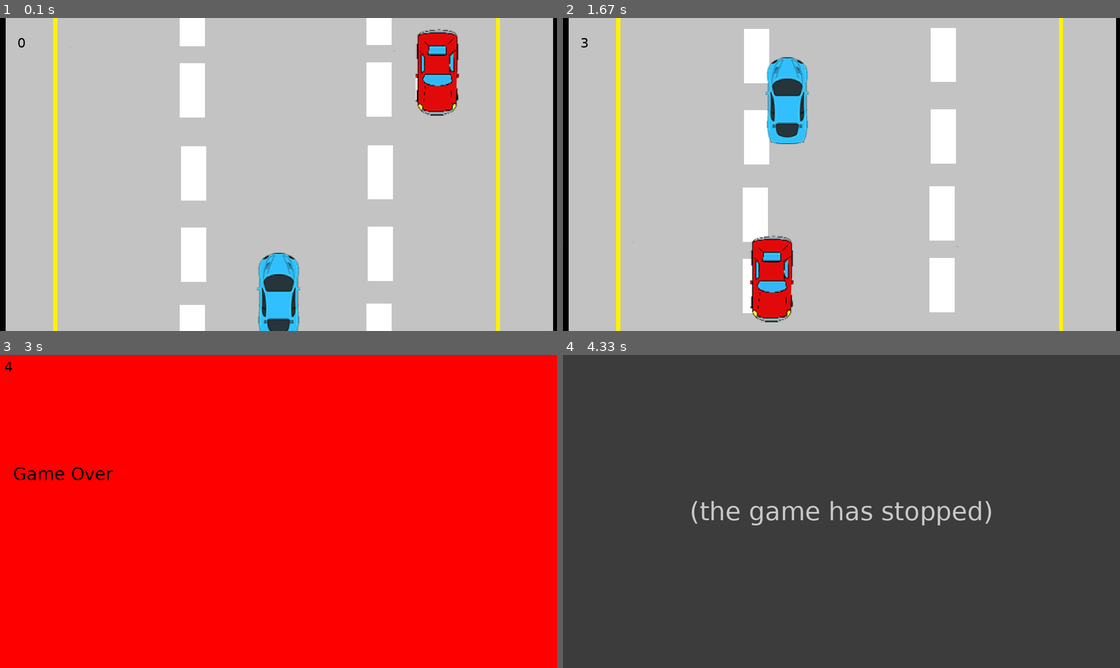
Above: before the commit, frames 1-4 (two rows, left to right).
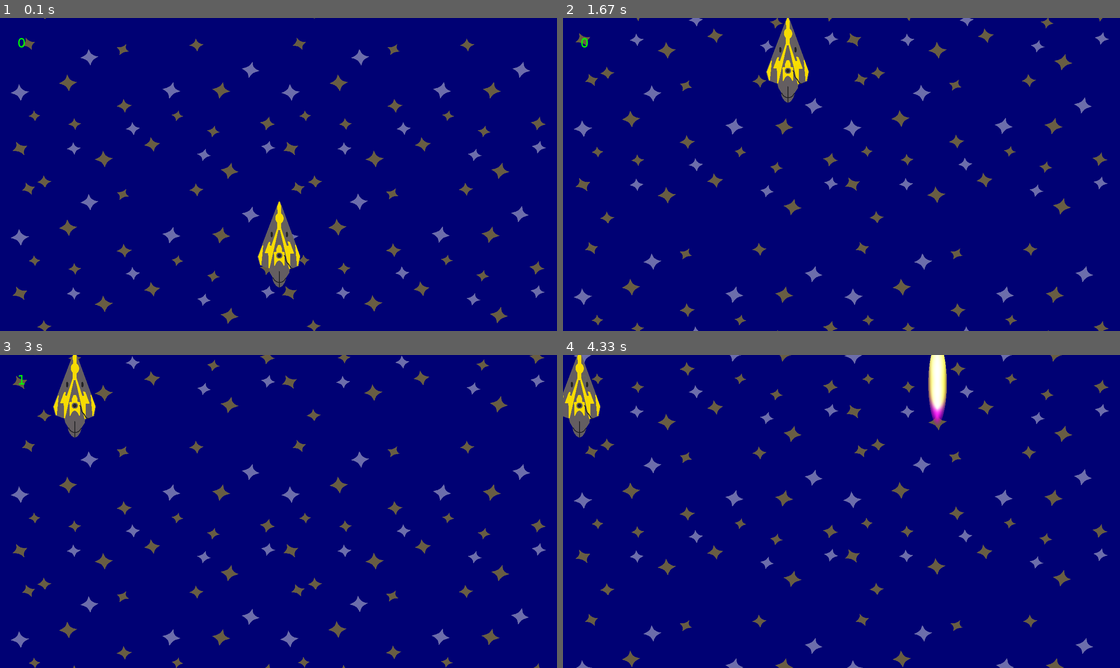
Above: after the commit, the same moments.

Repository: NotBenthe/pygame_game_design
Game: pygame game, started from pygame_tutorial.py
Two runs of this game, one before a commit and one after it. Both use one fixed random seed, a clock stepped at 60 frames per second and the inputs below.
Inputs:
- Up to frame 1 (0.1 s): no input
- Up to frame 2 (1.67 s): hold Right 0.33-0.8 s; hold Up 0.83-1.13 s; hold Left from 1.17 s (still down)
- Up to frame 3 (3 s): release Left at 1.7 s; hold Down 1.73-2.03 s; hold Left 2.07-2.47 s; hold Up 2.5-2.87 s; hold Right from 2.9 s (still down)
- Up to frame 4 (4.33 s): release Right at 3.53 s; hold Left 3.57-3.93 s; hold Left from 3.97 s (still down)

The runs differ from the first frame. In frame 1, 100% of the frame differs, in the area x 0-100%, y 0-100%; in frame 2, 100%; in frame 3, 100%; in frame 4, 100%.
Before the commit the program exited at 4.18 s; later frames show no game.

Commit message:
art edit

Diff:
--- a/pygame_tutorial.py
+++ b/pygame_tutorial.py
@@ -35,6 +35,7 @@
 SCREEN_HEIGHT = 600
 SPEED = 25
 SCORE = 0
+MAX_ENEMIES = 3
 
 # setting up fonts
 font = pygame.font.SysFont("Verdana", 40)
@@ -52,7 +53,7 @@
 pygame.display.set_caption("pygame tutorial")
 
 # setting the background
-background = pygame.image.load("AnimatedStreet.png")
+background = pygame.image.load("background.png")
 background = pygame.transform.scale(background, (SCREEN_WIDTH, SCREEN_HEIGHT))
 background_y = 0  # tracking vertical position
 
@@ -68,13 +69,13 @@
         super().__init__()
 
         # loading image
-        self.image = pygame.image.load("Player.png")
+        self.image = pygame.image.load("player.png").convert_alpha()
         self.image = pygame.transform.scale(self.image, (100, 200))
 
         # creating rectangular hitbox
         self.rect = self.image.get_rect()
-        self.rect.center = (SCREEN_WIDTH/2, SCREEN_HEIGHT-80)
-        self.mask = pygame.mask.from_surface(pygame.transform.scale(self.image, (65, 160)))
+        self.rect.center = (SCREEN_WIDTH/2, SCREEN_HEIGHT-200)
+        self.mask = pygame.mask.from_surface(self.image)#pygame.transform.scale(self.image, (65, 160)))
 
     def move(self):
         pressed_keys = pygame.key.get_pressed()
@@ -83,7 +84,7 @@
         if self.rect.top > 0:
             if pressed_keys[K_UP]:
                 self.rect.move_ip(0, -1 * SPEED)
-        if self.rect.bottom < SCREEN_WIDTH:
+        if self.rect.bottom < SCREEN_HEIGHT:
             if pressed_keys[K_DOWN]:
                 self.rect.move_ip(0, SPEED)
 
@@ -102,37 +103,49 @@
         # initiating super
         super().__init__()
 
-        self.image = pygame.image.load("Enemy.png")
-        self.image = pygame.transform.scale(self.image, (100, 200))
+        self.image = pygame.image.load("enemy.png").convert_alpha()
+        self.image = pygame.transform.scale(self.image, (50, 200))
 
         self.rect = self.image.get_rect()
-        self.rect.center = (random.randint(40, SCREEN_WIDTH-40), 0)
-        self.mask = pygame.mask.from_surface(pygame.transform.scale(self.image, (65, 160)))
+        self.rect.center = (random.randint(40, SCREEN_WIDTH-40), -200)
+        self.mask = pygame.mask.from_surface(self.image)#pygame.transform.scale(self.image, (100, 200)))
+
+        # making sure the enemies don't overlap
+        valid_position = False
+        while not valid_position:
+            self.rect.center = (random.randint(50, SCREEN_WIDTH - 50), random.randint(-400, -200))
+            if not pygame.sprite.spritecollideany(self, enemies):
+                valid_position = True
 
     def move(self):
         global SCORE
         self.rect.move_ip(0, SPEED)
         if (self.rect.bottom > SCREEN_HEIGHT):
             SCORE += 1
-            self.rect.top = 0
-            self.rect.center = (random.randint(40, SCREEN_WIDTH - 80), 0)
+            #self.rect.top = 0
+            #self.rect.center = (random.randint(40, SCREEN_WIDTH - 80), 0)
+            self.kill()
 
 
 # initiating enemy and player
-E1 = Enemy()
 P1 = Player()
 
 # creating sprites group
 enemies = pygame.sprite.Group()
-enemies.add(E1)
+
 all_sprites = pygame.sprite.Group()
 all_sprites.add(P1)
-all_sprites.add(E1)
+
 
 # creating event
 INC_SPEED = pygame.USEREVENT + 1
 # call the INC_SPEED object every 1000 ms (=1s)
 pygame.time.set_timer(INC_SPEED, 2000)
+
+# spawning enemies
+SPAWN_ENEMY = pygame.USEREVENT + 2
+# trying to spawn a new enemy every 1-5 seconds
+pygame.time.set_timer(SPAWN_ENEMY, random.randint(1000, 3000))
 
 # running the game
 while True:
@@ -142,6 +155,15 @@
         if event.type == INC_SPEED:
             SPEED += 2
 
+        # spawning enemies
+        if event.type == SPAWN_ENEMY:
+            if len(enemies) < MAX_ENEMIES:
+                E = Enemy()
+                enemies.add(E)
+                all_sprites.add(E)
+
+            pygame.time.set_timer(SPAWN_ENEMY, random.randint(int(10000/SPEED), int(30000/SPEED)))
+
         # quitting
         if event.type == QUIT:
             pygame.quit()
@@ -151,7 +173,7 @@
     DISPLAYSURF.fill(WHITE)
 
     # moving the background
-    background_y += 0.5 * SPEED
+    background_y += 5
     if background_y >= SCREEN_HEIGHT:
         background_y = 0
 
@@ -159,7 +181,7 @@
     DISPLAYSURF.blit(background, (0, background_y))
     DISPLAYSURF.blit(background, (0, background_y - SCREEN_HEIGHT))
 
-    scores = font_small.render(str(SCORE), True, BLACK)
+    scores = font_small.render(str(SCORE), True, GREEN)
     DISPLAYSURF.blit(scores, (40, 40))
 
     # drawing the entities
@@ -168,15 +190,18 @@
         entity.move()
 
     # collision
-    if pygame.sprite.spritecollide(P1, enemies, False, pygame.sprite.collide_mask):
+    if pygame.sprite.spritecollide(P1, enemies, False, pygame.sprite.collide_mask) :
         # playing crashing sound
         pygame.mixer.Sound('crash.wav').play()
-        time.sleep(0.5)
+        #time.sleep(0.5)
 
         # making screen red
         DISPLAYSURF.fill(RED)
-        DISPLAYSURF.blit(scores, (10, 10))
-        DISPLAYSURF.blit(game_over, (30, 250))
+        #DISPLAYSURF.blit(scores, (40, 40))
+        DISPLAYSURF.blit(game_over, (SCREEN_WIDTH/2-200, SCREEN_HEIGHT/2))
+        score_go = font.render(f"Score: {str(SCORE)}", True, BLACK)
+        DISPLAYSURF.blit(score_go, (SCREEN_WIDTH/2-200, 3* SCREEN_HEIGHT/4))
+
         pygame.display.update()
 
         # killing all the sprites
Binary file added: background.png
Binary file added: enemy.png
Binary file added: player.png
